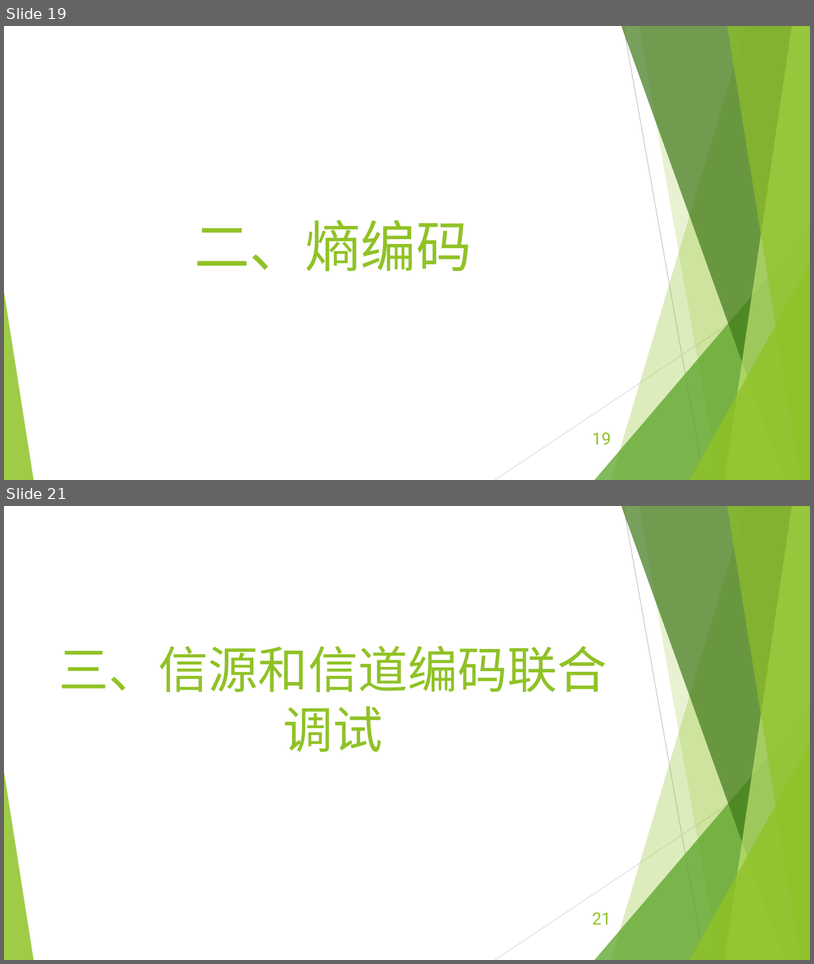
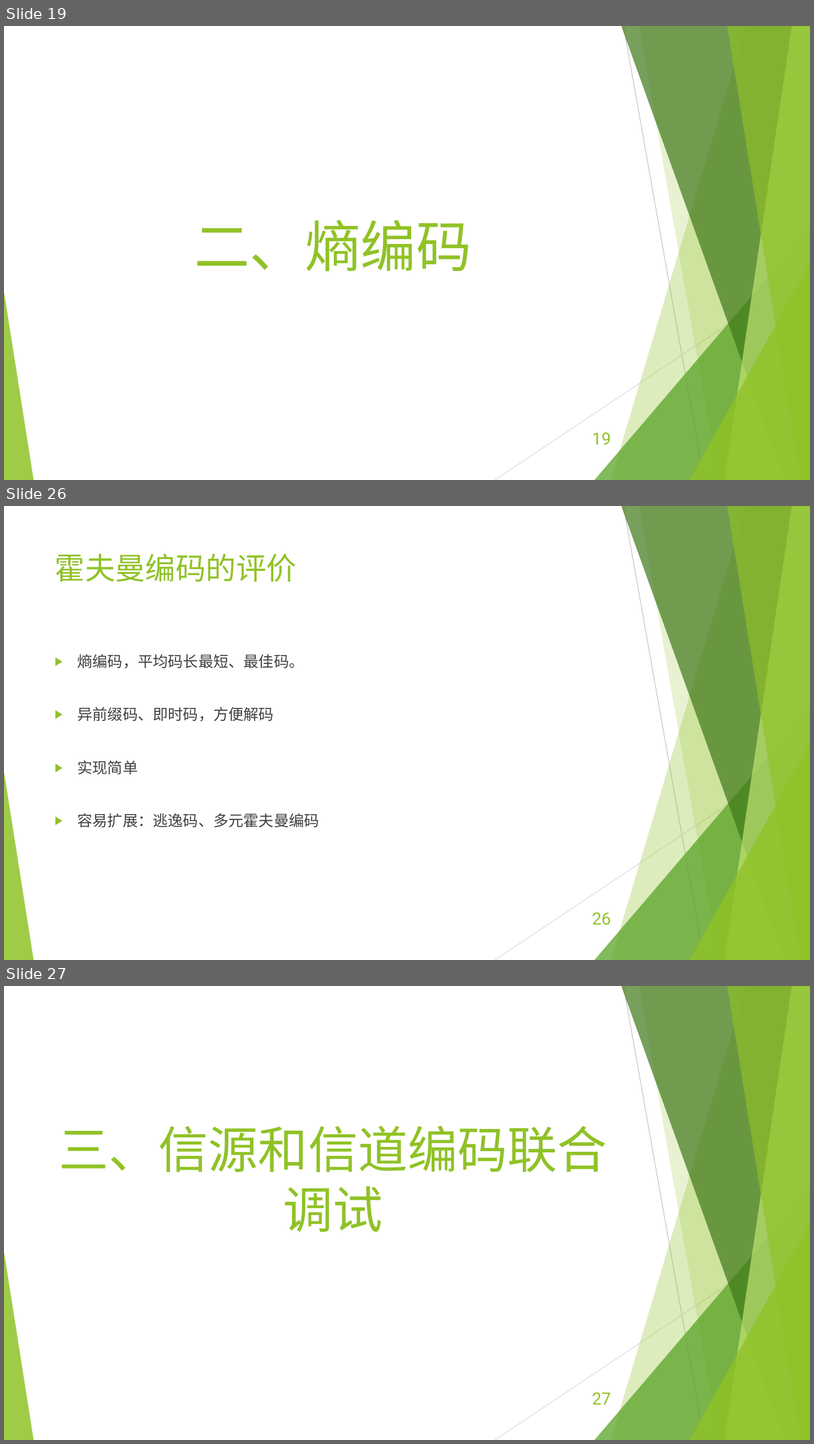
Before and after one commit to EECodingPresentation/project3, a slide deck: 展示报告.pptx. Shown one above the other, each under a label of ours: slides 19 and 21 before the commit, slides 19, 26 and 27 after it; the slides between them are not shown. The pictures are 814x964 and 814x1444 pixels, drawn with LibreOffice and Linux fonts; fonts in the diff are those of the drawing. Boxes give left, top, right and bottom in pixels: in the first picture for what was removed or moved away, otherwise in the second. Text is boxed around its words. In the diff, an @@ line names an element or a change of style, - is before the commit and + after.

```diff
--- a/展示报告.pptx
+++ b/展示报告.pptx
@@ slide 26 added at bbox=[4, 506, 810, 960], background #FFFFFF; not listed: 10 template elements that a slide beside it also shows @@
@@ title added at bbox=[55, 553, 297, 582], 36 pt, text #90C226 @@
+霍夫曼编码的评价
@@ text added at bbox=[78, 654, 320, 827], 18 pt, text #404040 @@
+▶ 熵编码，平均码长最短、最佳码。
+▶ 异前缀码、即时码，方便解码
+▶ 实现简单
+▶ 容易扩展：逃逸码、多元霍夫曼编码
@@ page number added at bbox=[593, 912, 611, 925], 20 pt, text #90C226 @@
+26
@@ what was slide 21 is now slide 27 @@
@@ page number at bbox=[593, 1392, 611, 1404]: text changed @@
-21
+27
```
Also in this commit, not shown: 6 other slides added, 1 slide removed, 8 other files.
